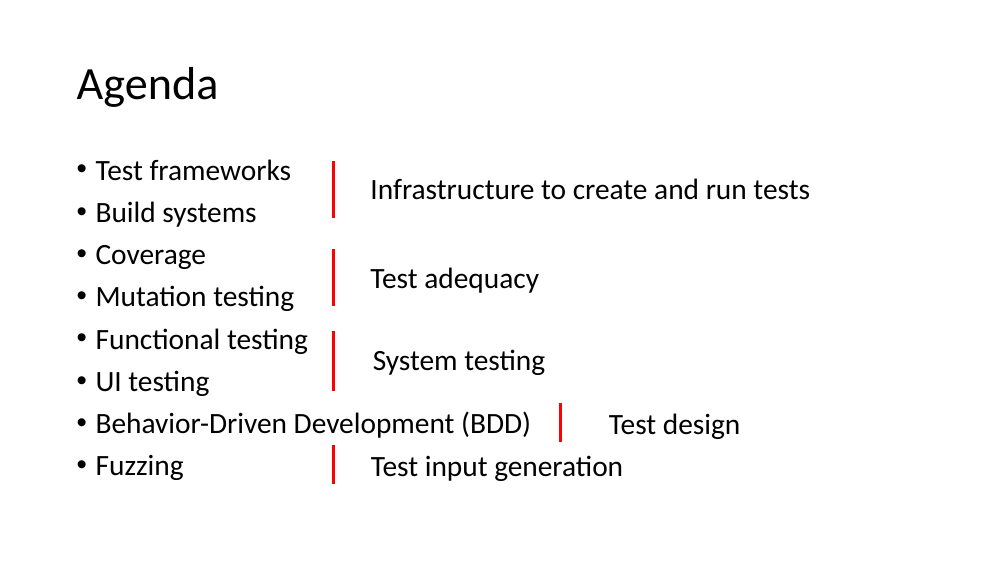
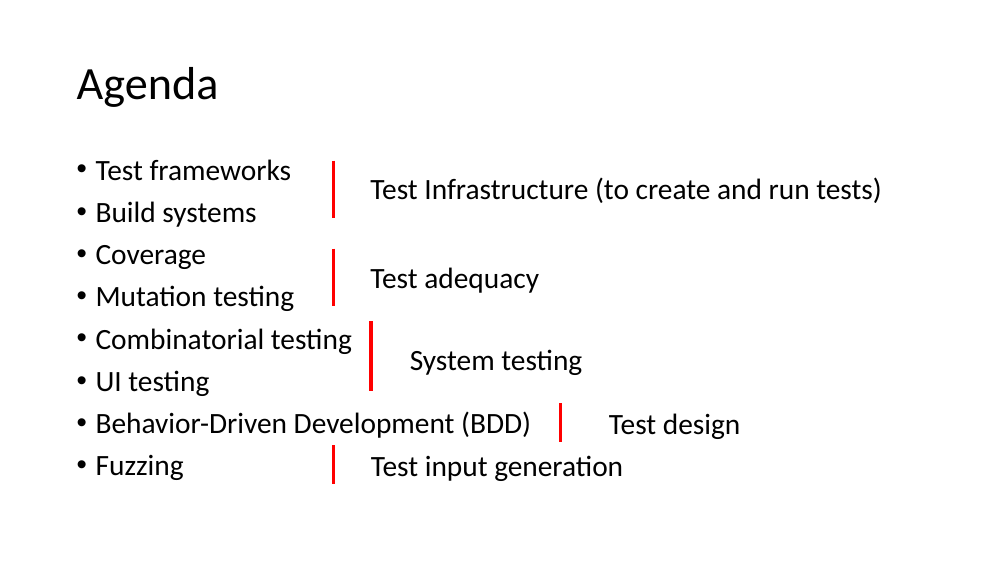
Before and after one commit to damorim/testing-cin-minicourse, a slide deck: slide 49 of testing-minicourse.pptx. Drawn at 1008x567 pixels with LibreOffice and Linux fonts; fonts in the diff are those of the drawing. Boxes give left, top, right and bottom in pixels: in the first picture for what was removed or moved away, otherwise in the second. Text is boxed around its words. In the diff, an @@ line names an element or a change of style, - is before the commit and + after.

```diff
--- a/testing-minicourse.pptx
+++ b/testing-minicourse.pptx
@@ text at (x1=370, y1=177, x2=881, y2=203): text changed @@
-Infrastructure to create and run tests
+Test Infrastructure (to create and run tests)
@@ text at (x1=96, y1=328, x2=352, y2=354): text changed @@
-• Functional testing
+• Combinatorial testing
@@ line moved from (334, 331) - (334, 391) to (371, 321) - (371, 391) @@
@@ text "System testing" moved from (x1=373, y1=349, x2=545, y2=375) to (x1=410, y1=349, x2=582, y2=375) @@
```
Also in this commit, not shown: 17 other slides changed, 30 slides added, 2 slides removed.
